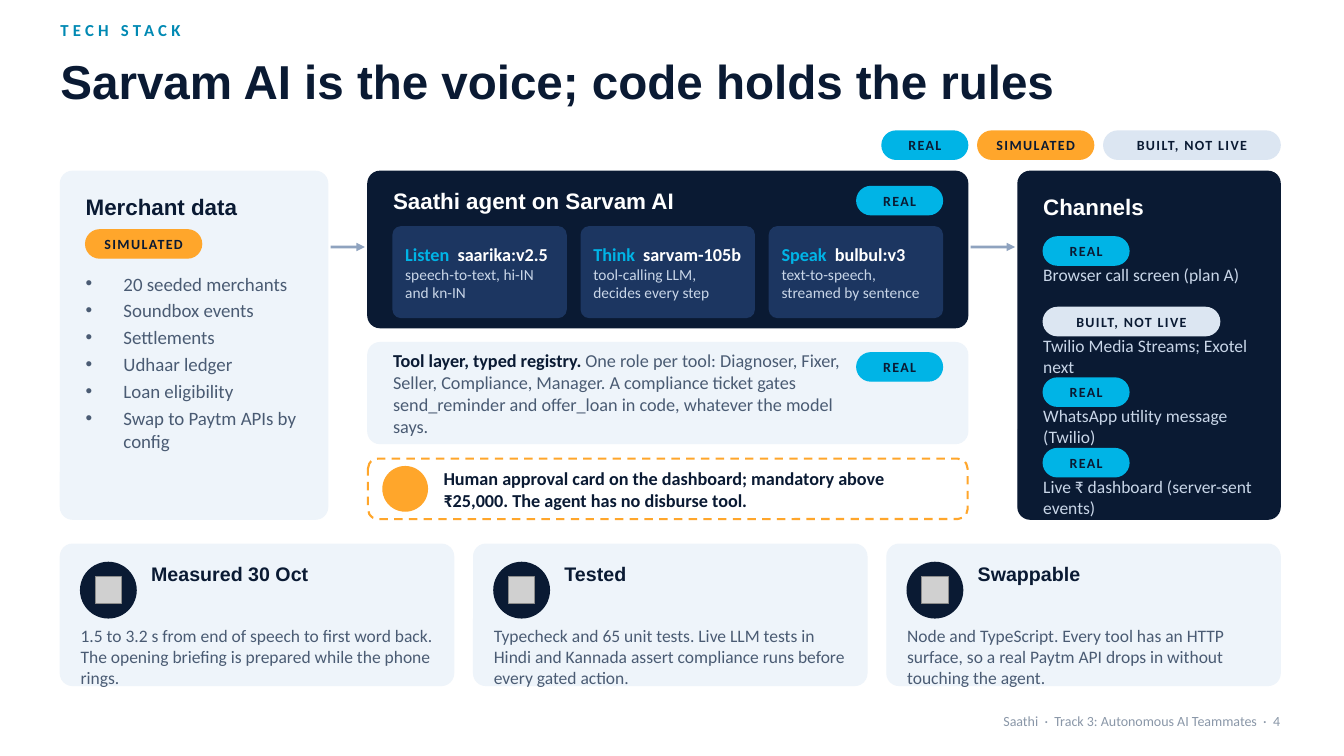
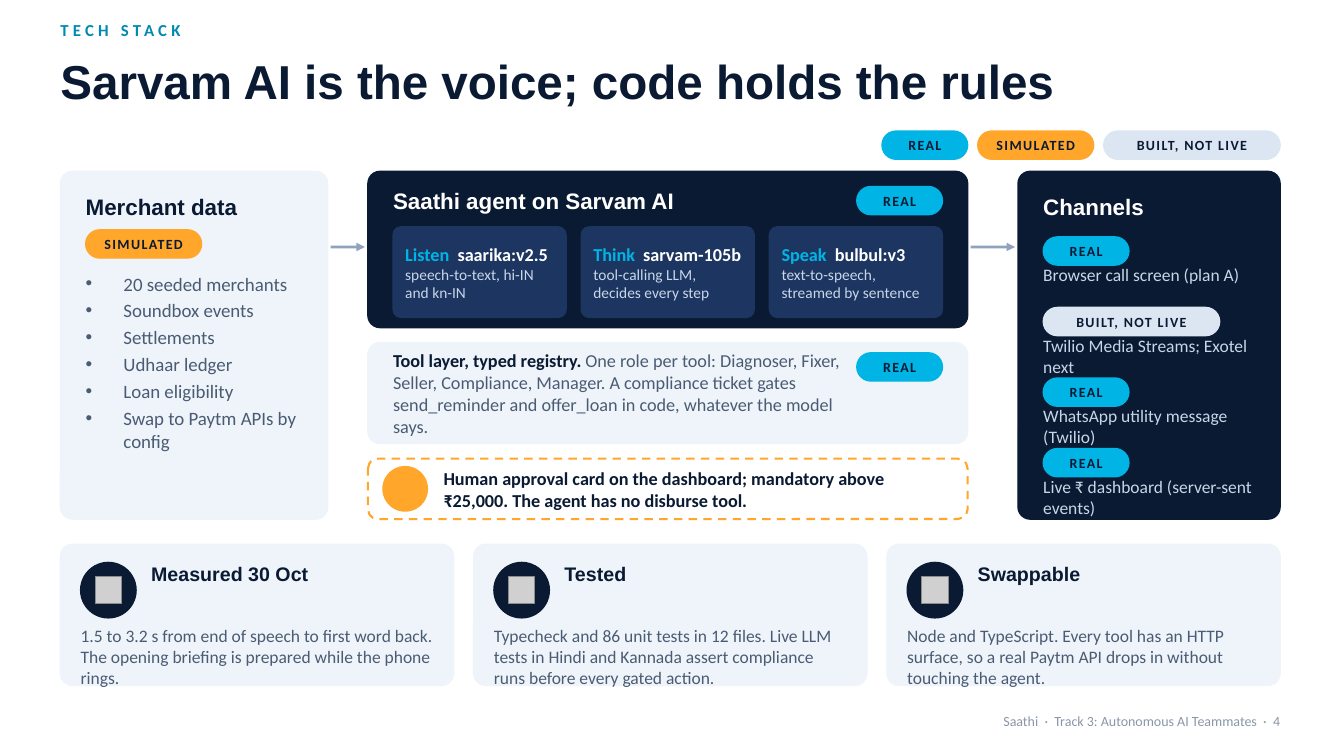
Before and after one commit to amithrh/saathi-paytm-hackathon, a slide deck: slide 4 of deck/Saathi_Pitch_Track3.pptx. Drawn at 1344x756 pixels with LibreOffice and Linux fonts; fonts in the diff are those of the drawing; grey boxes stand for pictures; background and template pictures are left out. Boxes give left, top, right and bottom in pixels: in the first picture for what was removed or moved away, otherwise in the second. Text is boxed around its words. In the diff, an @@ line names an element or a change of style, - is before the commit and + after.

Commit message:
deck: tech slide now says 86 unit tests in 12 files

```diff
--- a/deck/Saathi_Pitch_Track3.pptx
+++ b/deck/Saathi_Pitch_Track3.pptx
@@ text at bbox=[494, 630, 832, 687]: text changed @@
-Typecheck and 65 unit tests. Live LLM tests in Hindi and Kannada assert compliance runs before every gated action.
+Typecheck and 86 unit tests in 12 files. Live LLM tests in Hindi and Kannada assert compliance runs before every gated action.
```
Also in this commit, not shown: 2 other files.
